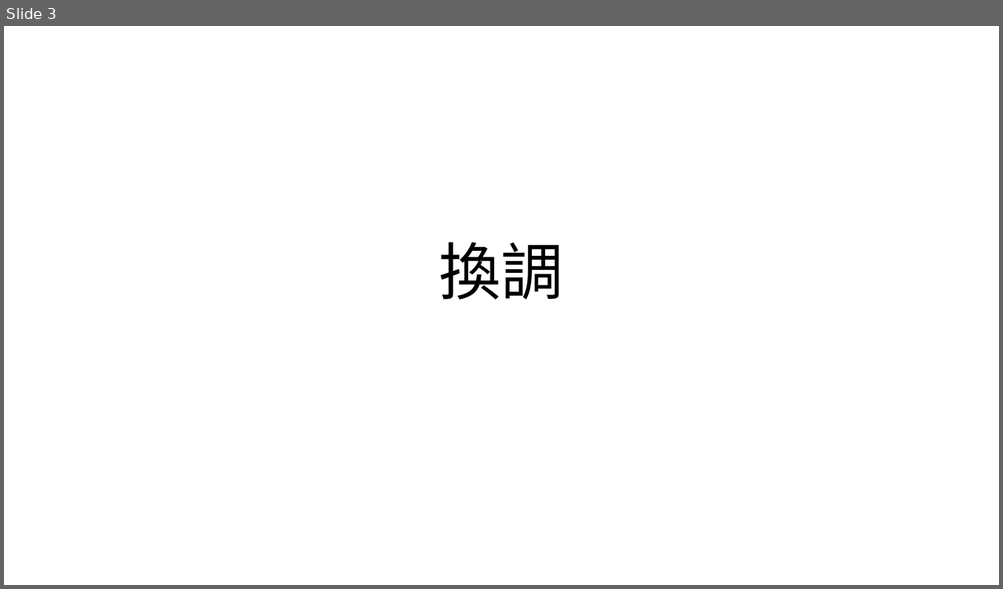
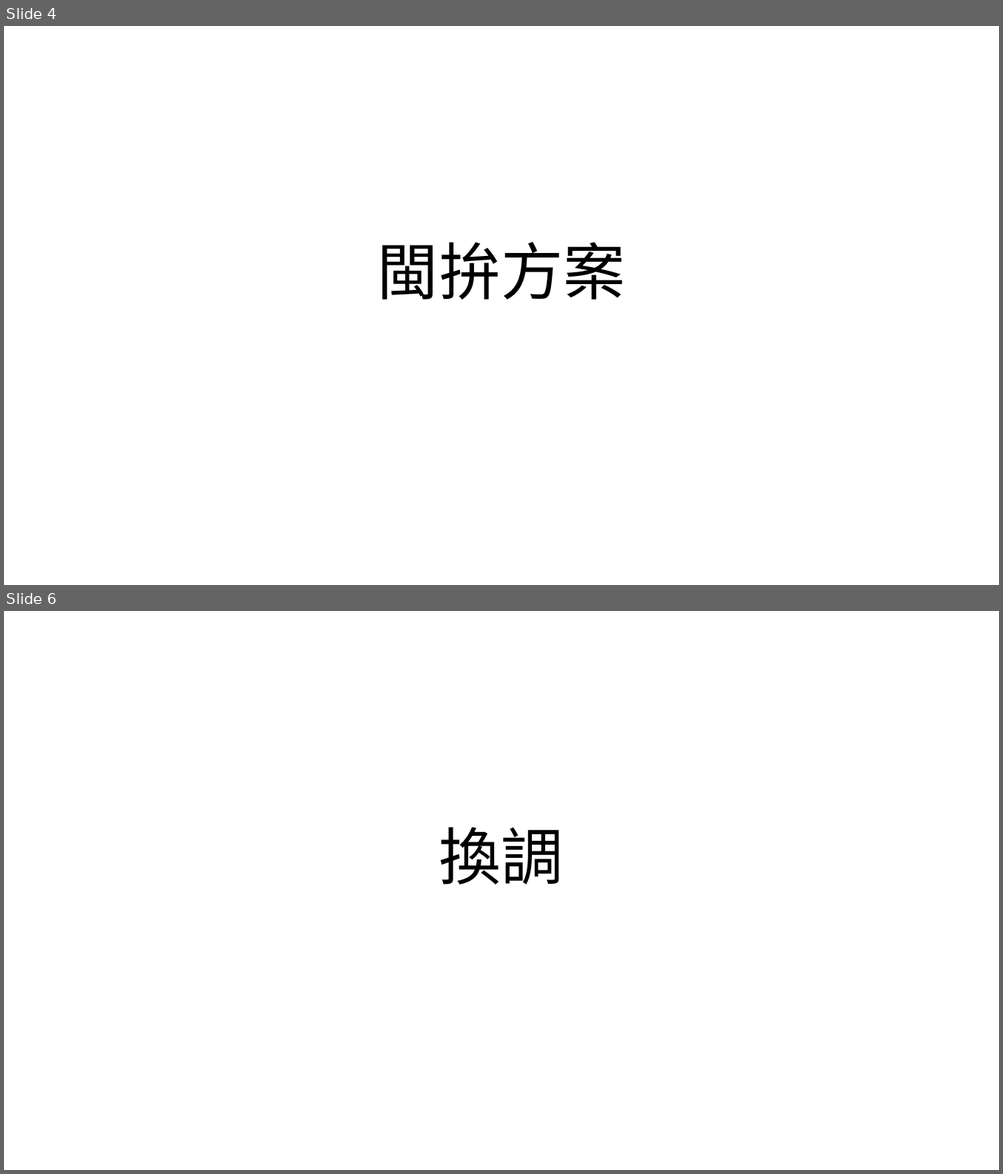
Before and after one commit to AlanJui/Piau-Im, a slide deck: Documents/十五音教材/漢字標音-聲調圖.pptx. Shown one above the other, each under a label of ours: slide 3 before the commit, slides 4 and 6 after it; the slides between them are not shown. The pictures are 1003x589 and 1003x1174 pixels, drawn with LibreOffice and Linux fonts; fonts in the diff are those of the drawing. Boxes give left, top, right and bottom in pixels: in the first picture for what was removed or moved away, otherwise in the second. Text is boxed around its words. In the diff, an @@ line names an element or a change of style, - is before the commit and + after.

```diff
--- a/Documents/十五音教材/漢字標音-聲調圖.pptx
+++ b/Documents/十五音教材/漢字標音-聲調圖.pptx
@@ slide 4 added at [4,26,999,585], background #FFFFFF @@
@@ title added at [377,242,626,300], 60 pt, text #000000 @@
+閩拚方案
@@ what was slide 3 is now slide 6 @@
```
Also in this commit, not shown: 2 other slides added, 9 other files.
